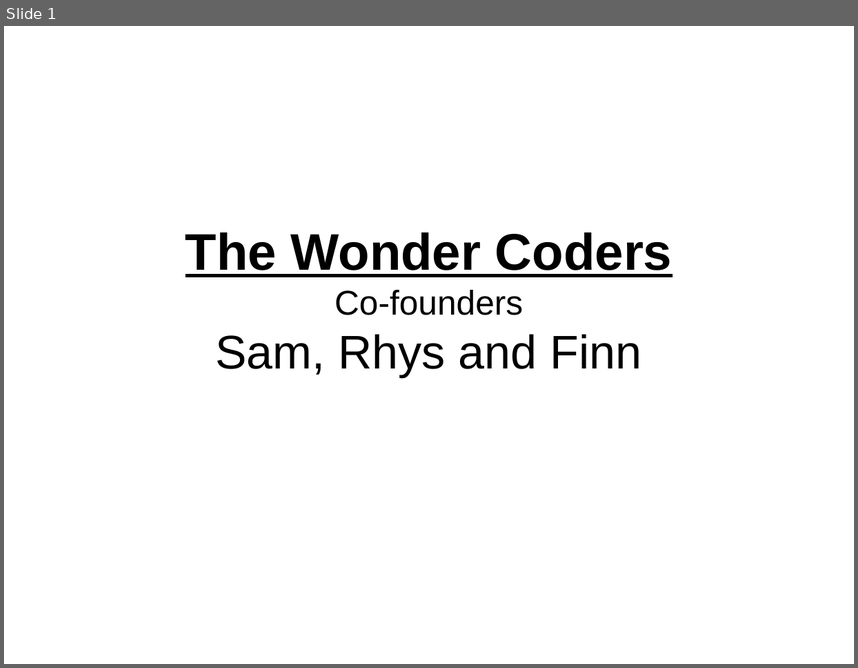
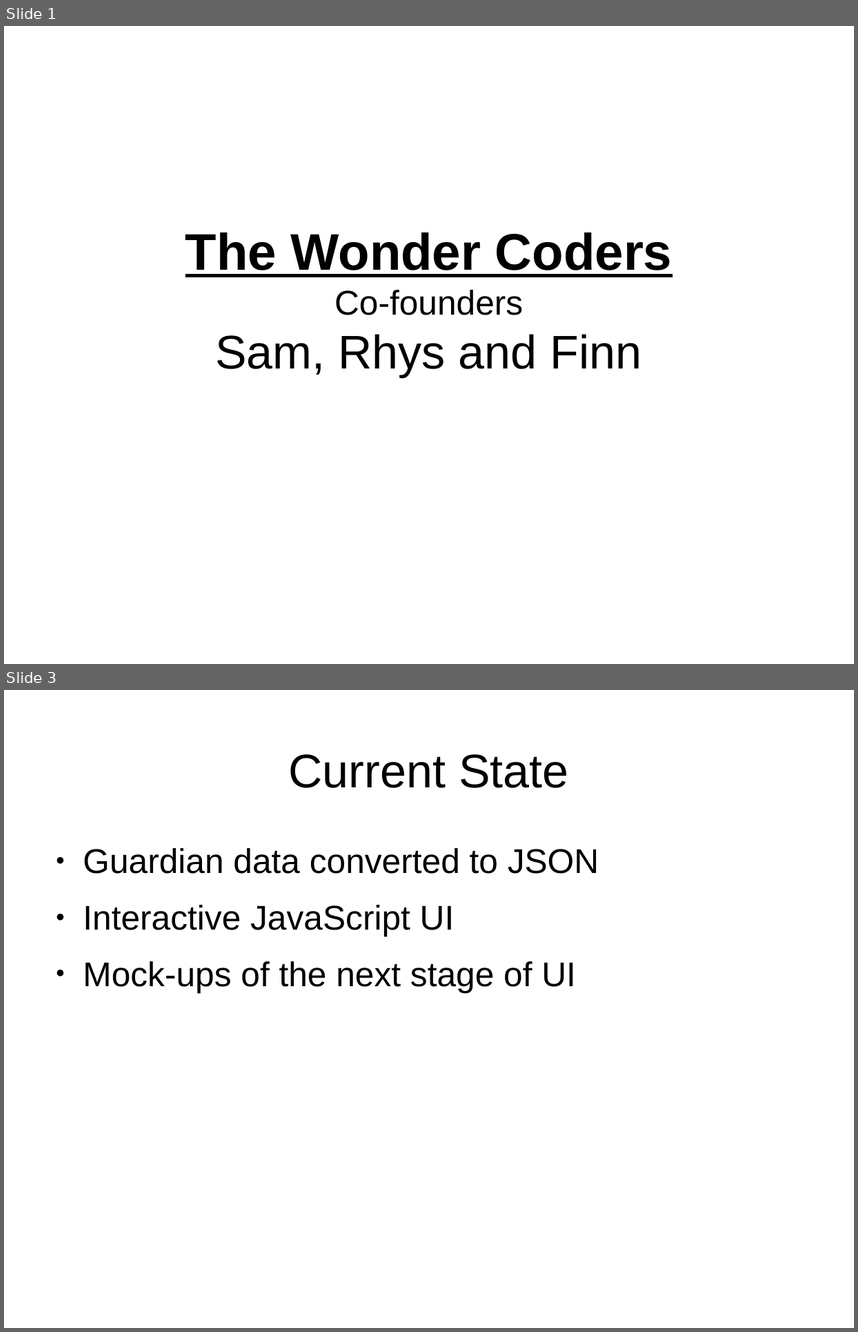
Before and after one commit to Gallefray/YRS-FOC-2014, a slide deck: Presentation.odp. Shown one above the other, each under a label of ours: slide 1 before the commit, slides 1 and 3 after it; the slides between them are not shown. The pictures are 858x668 and 858x1332 pixels, drawn with LibreOffice and Linux fonts; fonts in the diff are those of the drawing. Boxes give left, top, right and bottom in pixels: in the first picture for what was removed or moved away, otherwise in the second. Text is boxed around its words. In the diff, an @@ line names an element or a change of style, - is before the commit and + after.

```diff
--- a/Presentation.odp
+++ b/Presentation.odp
@@ slide 3 added at bbox=[4, 690, 854, 1328], background #FFFFFF @@
@@ title added at bbox=[289, 754, 568, 788], 44 pt, text #000000 @@
+Current State
@@ text added at bbox=[83, 848, 599, 992], 32 pt, text #000000 @@
+● Guardian data converted to JSON
+● Interactive JavaScript UI
+● Mock-ups of the next stage of UI
```
Also in this commit, not shown: 2 slides changed, 3 other slides added, 1 slide removed, 1 other file.
